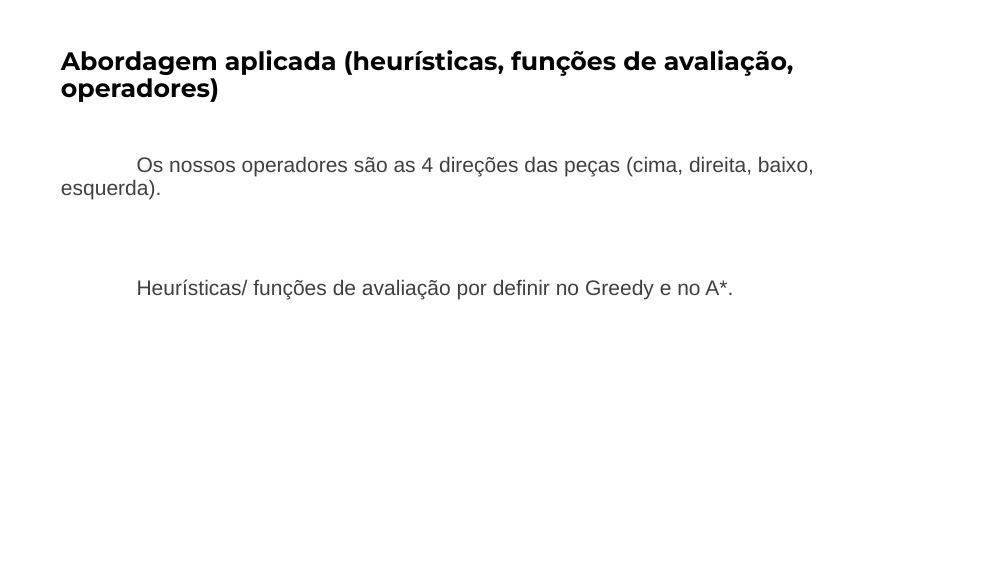
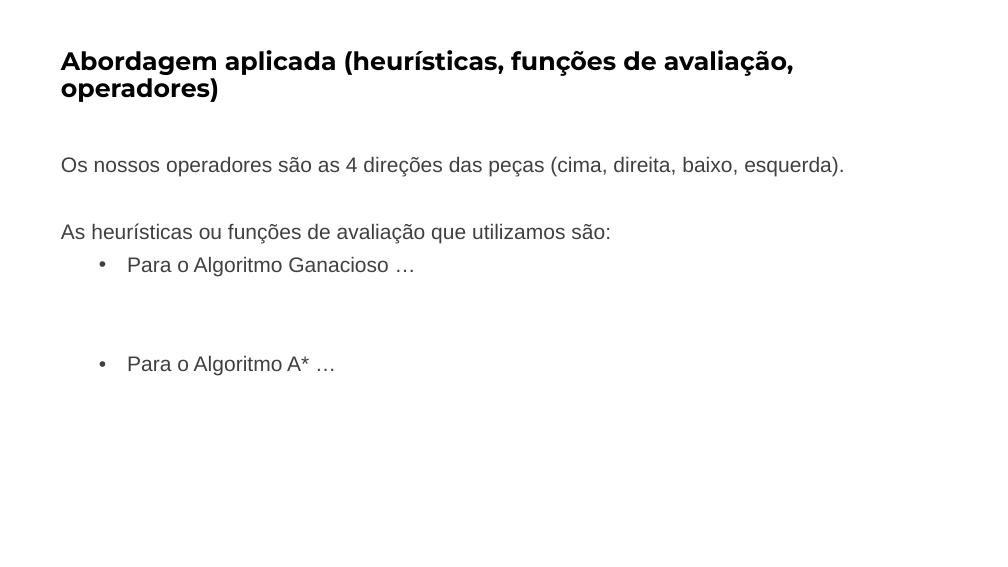
Before and after one commit to matheusPereiraG/IART, a slide deck: slide 5 of FEUP.pptx. Drawn at 1008x567 pixels with LibreOffice and Linux fonts; fonts in the diff are those of the drawing. Boxes give left, top, right and bottom in pixels: in the first picture for what was removed or moved away, otherwise in the second. Text is boxed around its words. In the diff, an @@ line names an element or a change of style, - is before the commit and + after.

```diff
--- a/FEUP.pptx
+++ b/FEUP.pptx
@@ text at box(61, 223, 611, 376): text changed @@
-Heurísticas/ funções de avaliação por definir no Greedy e no A*.
+As heurísticas ou funções de avaliação que utilizamos são:
+  • Para o Algoritmo Ganacioso …
+  • Para o Algoritmo A* …
```
Also in this commit, not shown: 2 other slides changed.
